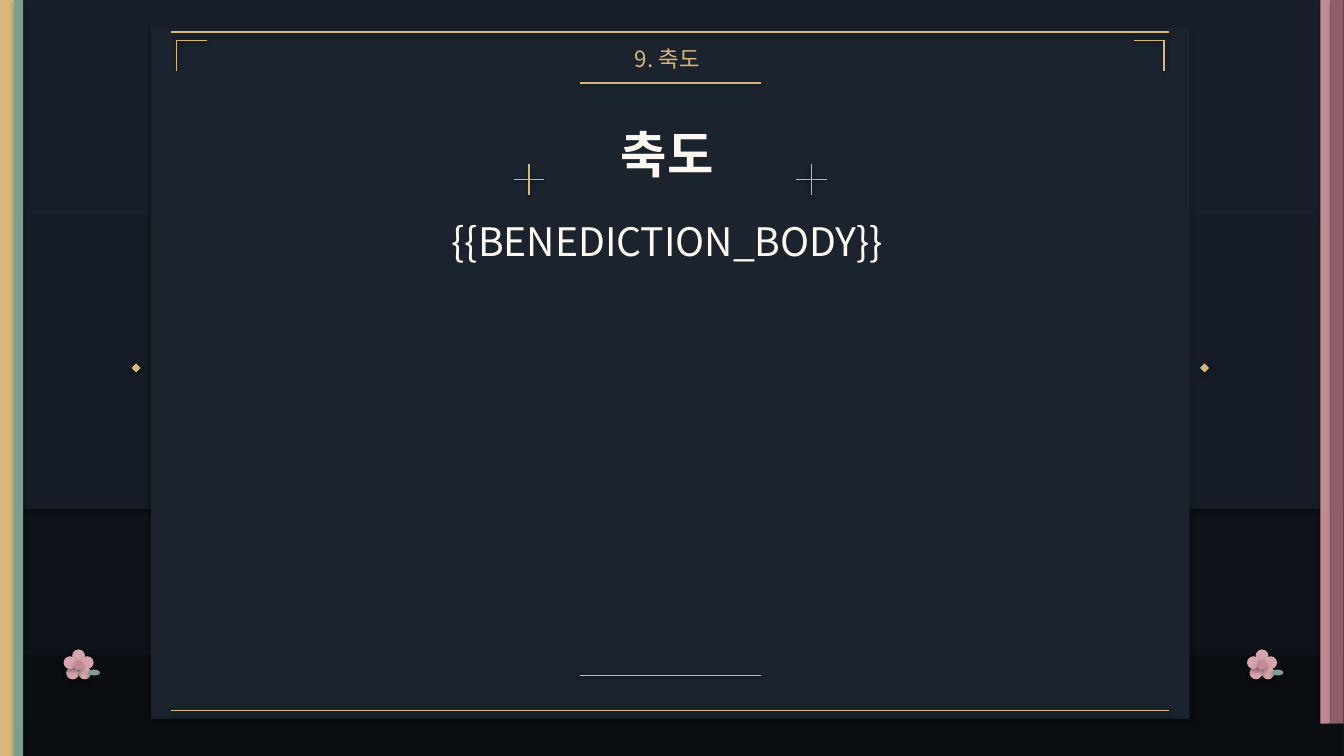
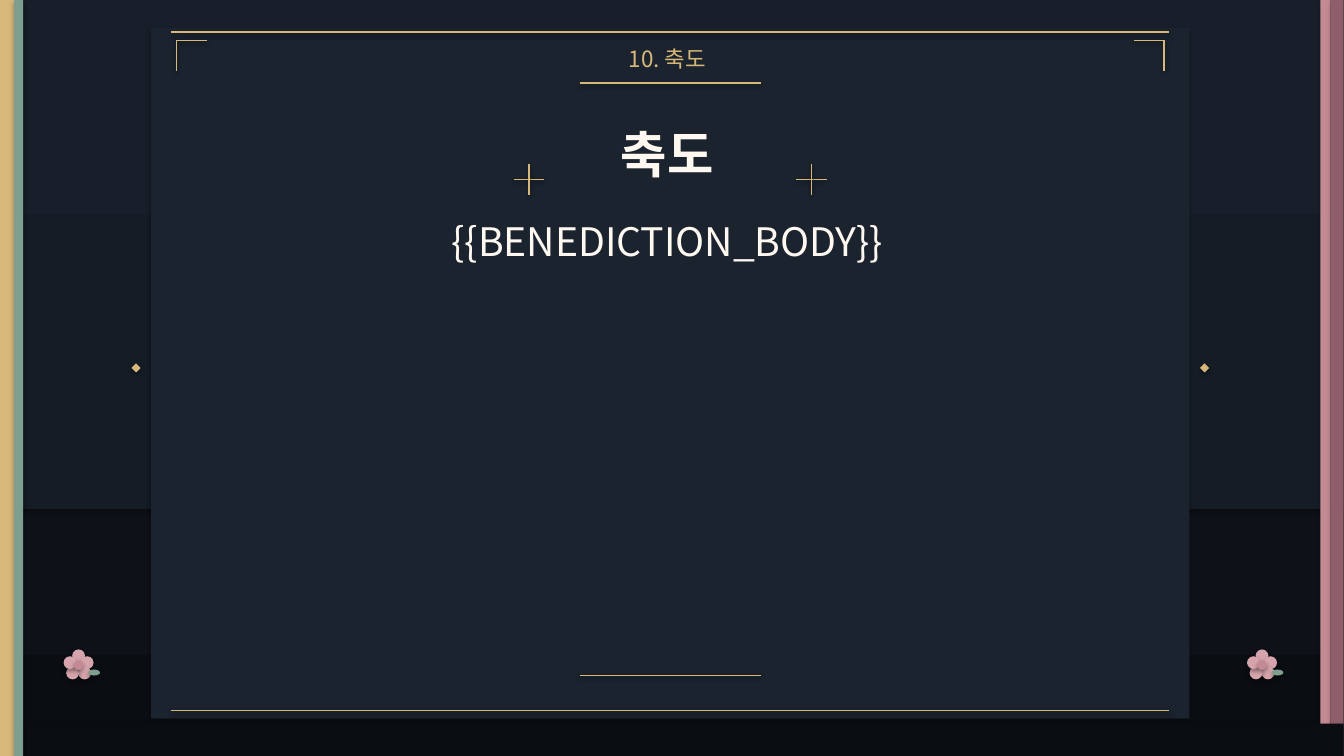
Before and after one commit to greentown2/worship-app, a slide deck: slide 13 of templates/master_worship.pptx (slide 11 before the commit). Drawn at 1344x756 pixels with LibreOffice and Linux fonts; fonts in the diff are those of the drawing. Boxes give left, top, right and bottom in pixels: in the first picture for what was removed or moved away, otherwise in the second. Text is boxed around its words. In the diff, an @@ line names an element or a change of style, - is before the commit and + after.

```diff
--- a/templates/master_worship.pptx
+++ b/templates/master_worship.pptx
@@ text at (629,48,706,69): text changed @@
-9. 축도
+10. 축도
```
Also in this commit, not shown: 8 other slides changed, 2 slides added, 14 other files.
